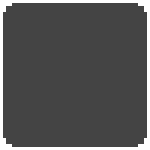
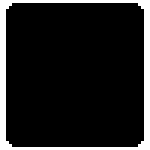
The second w=150, h=150 image is a revision of the first. Changes to its layers:
showed "Background copy #2", painted on it over [6, 3, 144, 147]
hid "Background copy #3", painted on it over [3, 3, 147, 147]
